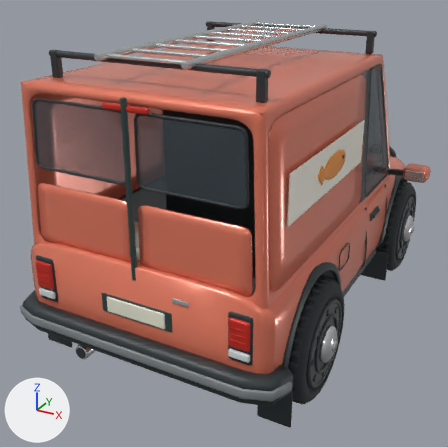
What one commit did to the Blender file source-art/family/kipper.blend.
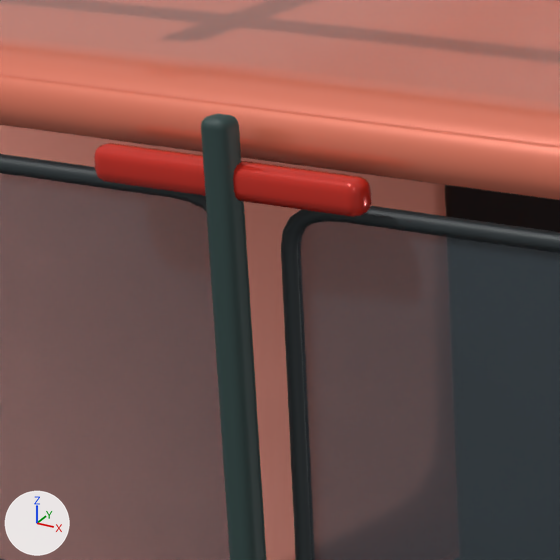
There are two pictures of each version: one whole from a 50 mm lens placed at (1.993, -4.216, 2.67), pointed at (-0.171, -0.282, 0.703), one close up on the part from 19% to 41% of the width and 17% to 39% of the height. Every picture has the same lights, and +X, +Y and +Z are marked at lower left. The first two pictures are the older version.

Script lines for the objects in view, before the commit:
```python
me_continuous_formed_body_shell = bpy.data.meshes.new('Continuous formed body shell')
me_continuous_formed_body_shell.from_pydata(...)  # 24747 vertices, 23947 faces; spans x -1.16..1.16, y -1.79..1.79, z 0.09..2.16
me_continuous_formed_body_shell.materials.append(mat_bodypaint)  # orange #e77c61
me_continuous_formed_body_shell.materials.append(mat_charcoaltrim)  # dark grey #2b3336
me_continuous_formed_body_shell.materials.append(mat_masterglass)  # greyish blue #424d55
me_continuous_formed_body_shell.materials.append(mat_panelseam)  # dark cyan #2b4240
me_continuous_formed_body_shell.materials.append(mat_taillight)  # red #cb2d21
me_continuous_formed_body_shell.materials.append(mat_bumperinsert)  # grey #81898b
me_continuous_formed_body_shell.materials.append(mat_chromealloy)  # white #e7eaeb
me_continuous_formed_body_shell.materials.append(mat_warmheadlamp)  # pale yellow #efefd8
me_continuous_formed_body_shell.materials.append(mat_amber)  # orange #f6972c
me_continuous_formed_body_shell.materials.append(mat_creamtrim)  # white #f7f3e7
me_continuous_formed_body_shell.materials.append(mat_reverselight)  # light grey #dae1e2
me_continuous_formed_body_shell.materials.append(mat_rearreflector)  # red #ad1d16
me_continuous_formed_body_shell.materials.append(mat_numberplate)  # white #ecebd7
me_continuous_formed_body_shell.materials.append(mat_warmalloy)  # light grey #c7cdcd
me_continuous_formed_body_shell.materials.append(mat_interiorcloth)  # dark grey #485456
me_continuous_formed_body_shell.materials.append(mat_woodtrim)  # brown #b38e65
me_continuous_formed_body_shell.materials.append(mat_brakemetal)  # dark grey #505759
ob_body = bpy.data.objects.new('Body', me_continuous_formed_body_shell)
ob_body.location = (0.0, 0.0, 0.0)
```
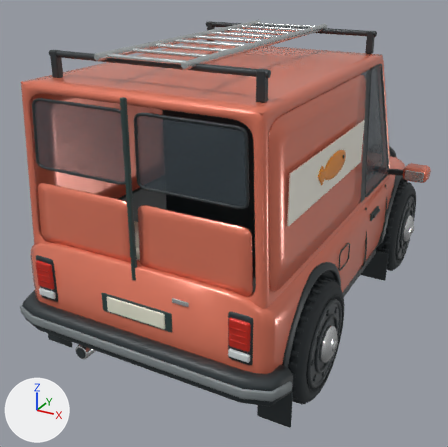
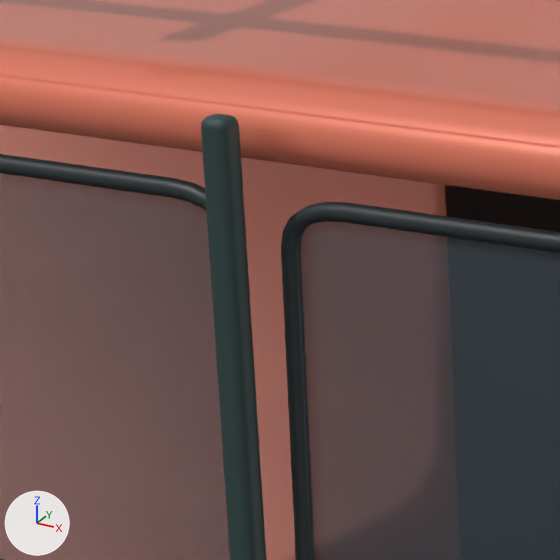
Where the newer file only moved an object's origin or applied its transform, the numbers keep the older frame.

Where the change shows, as pixel boxes [x1, y1, x2, y2] in the close-ups (560 x 560 px):
```json
{"part": 1, "of": "me_continuous_formed_body_shell", "change": "deleted", "before": [94, 143, 371, 217]}
```

Edits to the scene script, one JSON object a line:
```json
{"block": "me_continuous_formed_body_shell", "where": "# used by ob_body; location = (0.0, 0.0, 0.0)"}
{"op": "remove", "block": "me_continuous_formed_body_shell", "code": "me_continuous_formed_body_shell.from_pydata(...)  # 24747 vertices, 23947 faces; spans x -1.16..1.16, y -1.79..1.79, z 0.09..2.16"}
{"op": "add", "block": "me_continuous_formed_body_shell", "code": "me_continuous_formed_body_shell.from_pydata(...)  # 24651 vertices, 23849 faces; spans x -1.16..1.16, y -1.79..1.79, z 0.09..2.16"}
{"block": "me_continuous_formed_body_shell", "change": "me_continuous_formed_body_shell part 1: the loose piece of 96 vertices spanning x -0.15..0.15, y -1.67..-1.64, z 1.9..1.94 is deleted"}
```
